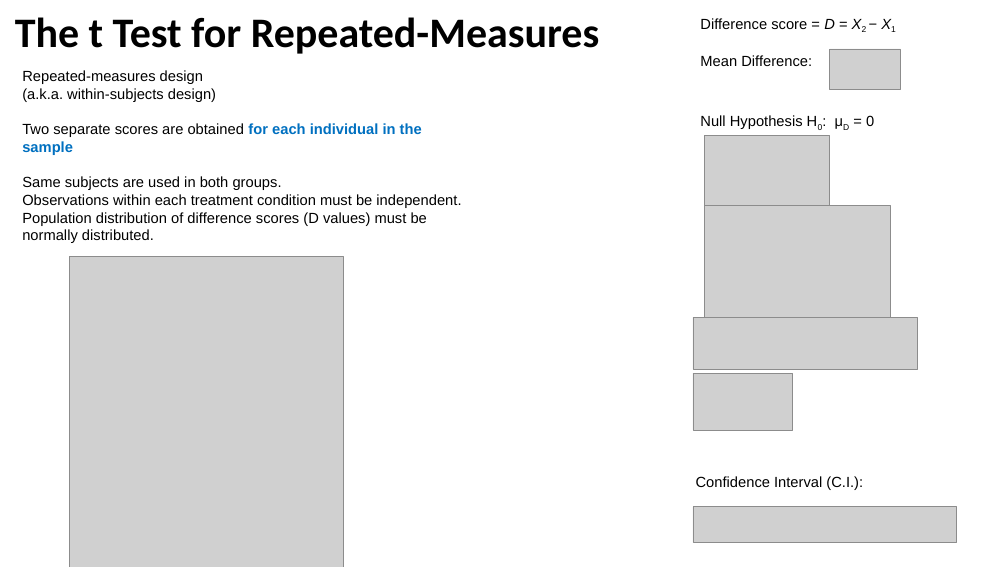
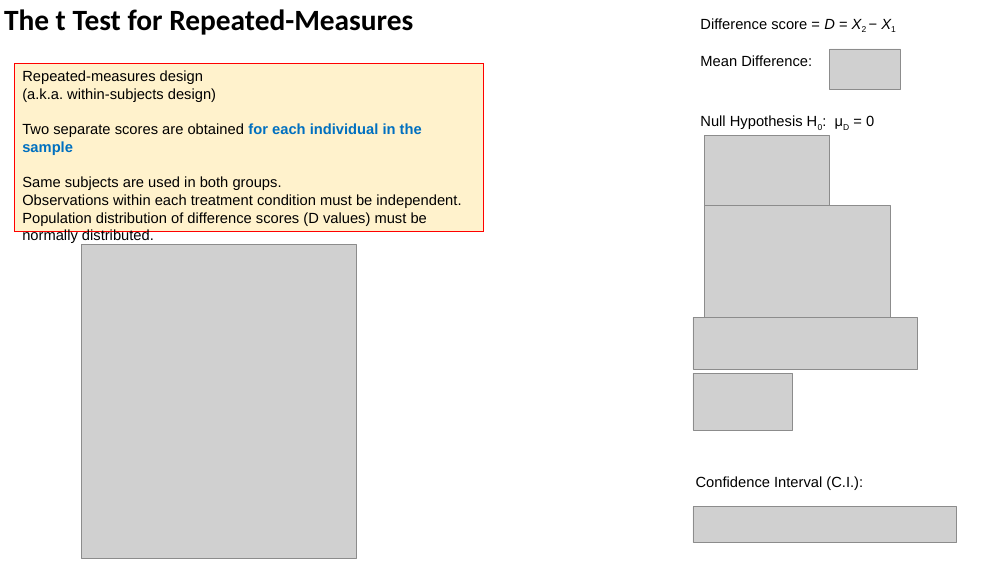
Before and after one commit to lselector/statistics, a slide deck: slide 10 of statistics_07b_t_distribution.pptx (slide 8 before the commit). Drawn at 1008x567 pixels with LibreOffice and Linux fonts; fonts in the diff are those of the drawing; grey boxes stand for pictures. Boxes give left, top, right and bottom in pixels: in the first picture for what was removed or moved away, otherwise in the second. Text is boxed around its words. In the diff, an @@ line names an element or a change of style, - is before the commit and + after.

```diff
--- a/statistics_07b_t_distribution.pptx
+++ b/statistics_07b_t_distribution.pptx
@@ title "The t Test for Repeated-Measures": place and size @@
-title "The t Test for Repeated-Measures" at bbox=[15, 17, 599, 54]
+title "The t Test for Repeated-Measures" at bbox=[4, 9, 413, 35]
@@ title "The t Test for Repeated-Measures" at bbox=[4, 9, 413, 35]: size 40 to 28 pt @@
@@ rectangle "Repeated-measures design": place and size @@
-rectangle "Repeated-measures design" at bbox=[22, 70, 461, 243]
+rectangle "Repeated-measures design" at bbox=[15, 64, 484, 231]
@@ rectangle "Repeated-measures design" at bbox=[15, 64, 484, 231]: fill none to #FFF2CC; outline none to #FF0000 0.75 pt @@
@@ picture: place and size @@
-picture at bbox=[70, 257, 344, 567]
+picture at bbox=[82, 245, 356, 559]
```
Also in this commit, not shown: 7 other slides changed, 1 slide added, 6 other files.
